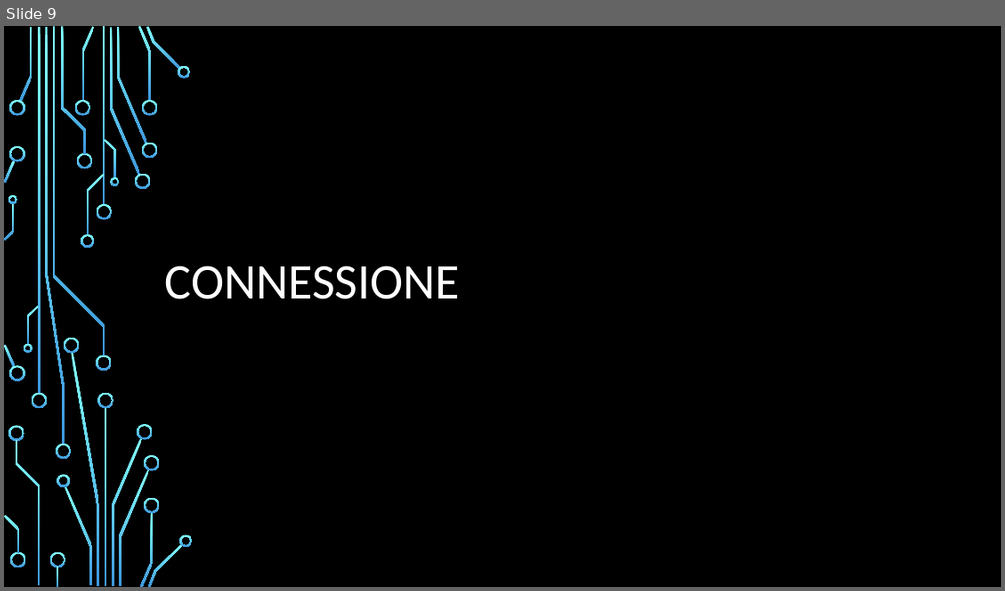
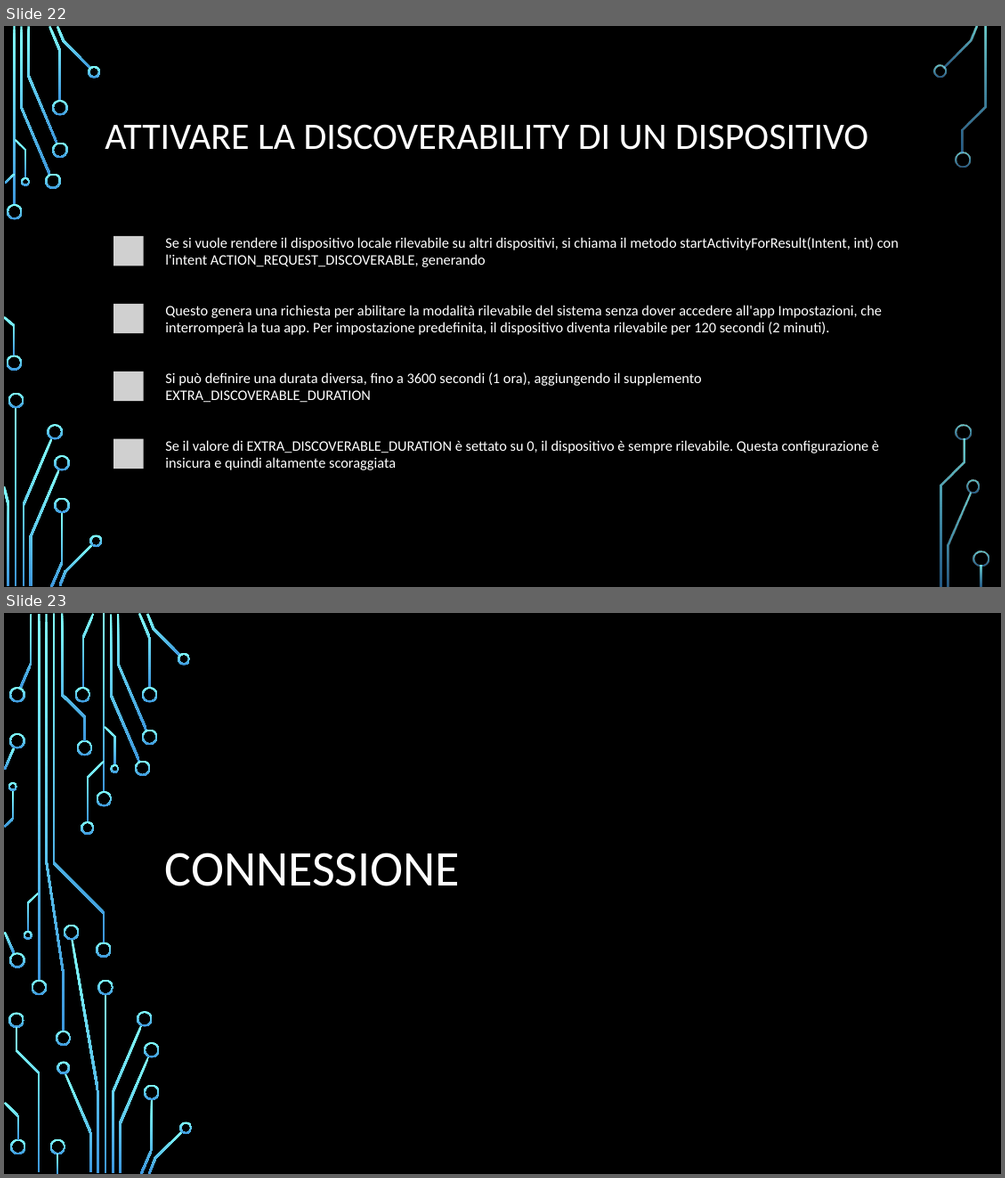
Before and after one commit to FNX-hub/ProgettoMP, a slide deck: Bluetooth.pptx. Shown one above the other, each under a label of ours: slide 9 before the commit, slides 22 and 23 after it. The pictures are 1005x591 and 1005x1178 pixels, drawn with LibreOffice and Linux fonts; fonts in the diff are those of the drawing; grey boxes stand for pictures; background and template pictures are left out. Boxes give left, top, right and bottom in pixels: in the first picture for what was removed or moved away, otherwise in the second. Text is boxed around its words. In the diff, an @@ line names an element or a change of style, - is before the commit and + after.

```diff
--- a/Bluetooth.pptx
+++ b/Bluetooth.pptx
@@ slide 22 added at <box>4,26,1001,587</box>, background picture (left out) @@
@@ title added at <box>105,124,868,150</box>, 36 pt, text #FFFFFF @@
+ATTIVARE LA DISCOVERABILITY DI UN DISPOSITIVO
@@ group added at <box>97,224,907,481</box>: 4 rounded rectangles, 4 pictures, 4 texts @@
+Se si vuole rendere il dispositivo locale rilevabile su altri dispositivi, si chiama il metodo startActivityForResult(Intent, int) con l'intent ACTION_REQUEST_DISCOVERABLE, generando
+Questo genera una richiesta per abilitare la modalità rilevabile del sistema senza dover accedere all'app Impostazioni, che interromperà la tua app. Per impostazione predefinita, il dispositivo diventa rilevabile per 120 secondi (2 minuti).
+Si può definire una durata diversa, fino a 3600 secondi (1 ora), aggiungendo il supplemento EXTRA_DISCOVERABLE_DURATION
+Se il valore di EXTRA_DISCOVERABLE_DURATION è settato su 0, il dispositivo è sempre rilevabile. Questa configurazione è insicura e quindi altamente scoraggiata
@@ group added at <box>4,26,989,587</box>: 33 freeform shapes, 3 rectangles @@
@@ what was slide 9 is now slide 23 @@
```
Also in this commit, not shown: 7 slides changed, 13 other slides added, 1 slide removed.
